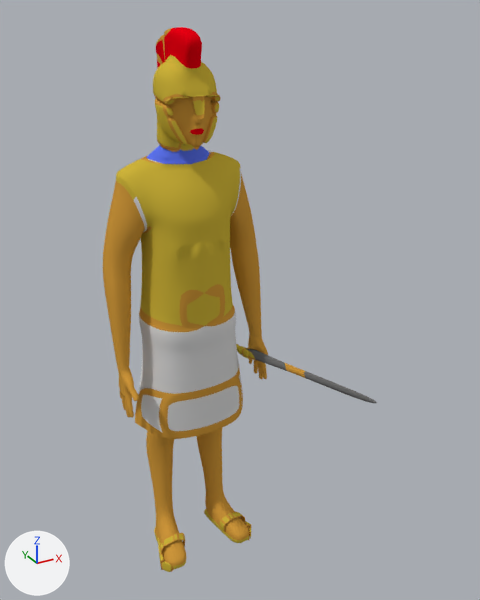
A saved change to the Blender file RTS Dev Project/Assets/Models/Characters/greek/soldier_greek.blend.
One viewpoint serves both versions: a camera (50 mm lens) standing at (-2.66, -5.95, 5.97) and looking at (0.21, -0.72, 3.36). The lights are fixed; the arrows at lower left show +X, +Y and +Z.

Objects in the first picture: 'human'.
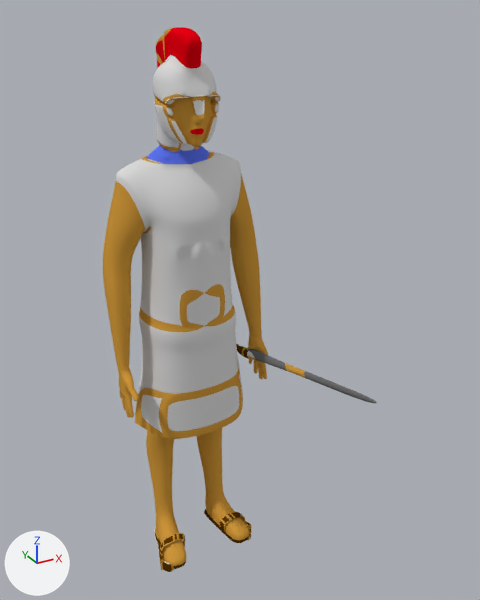
Commit message: soldier done

The change, as a list of edits to the scene's bpy script:
```text
Change mat_material_004:
    mat_material_004.base_color: (0.624, 0.462, 0.0437) -> (0.708, 0.708, 0.708)  # yellow #cfb53b -> light grey #dbdbdb
Add mat_material_005:
    mat_material_005 = diffuse_material('Material.005')
    mat_material_005.base_color = (0.0985, 0.0328, 0.0)  # brown #583300
Change me_human:
    where me_human.from_pydata(...)  # 2500 vertices, 2476 faces, 7 loose edges; spans x -2.6..2.6, y -6.5..1.6, z -8.5..8.8
    used by ob_human; location = (0.0, 0.0, 2.8); scale = (0.344, 0.344, 0.344)
    me_human part 1: 70 of the faces centred in x -1.7..1.7, y -1.2..1.0, z -8.5..-7.6 switch from mat_material_004 (yellow #cfb53b) to mat_material_005 (brown #583300)
    me_human part 2: 54 of the faces centred in x 1.9..2.2, y -0.3..0.9, z -1.7..-1.2 switch from mat_material_004 (yellow #cfb53b) to mat_material_005 (brown #583300)
```

Boxes [x1, y1, x2, y2] around the edits, measured in the pictures (480 x 600 px):
'human', recoloured (yellow to grey): [115, 52, 257, 572] in both
part 1 of me_human, recoloured (yellow to brown): [155, 509, 251, 572] in both
part 2 of me_human, recoloured: [236, 344, 249, 359] in both
